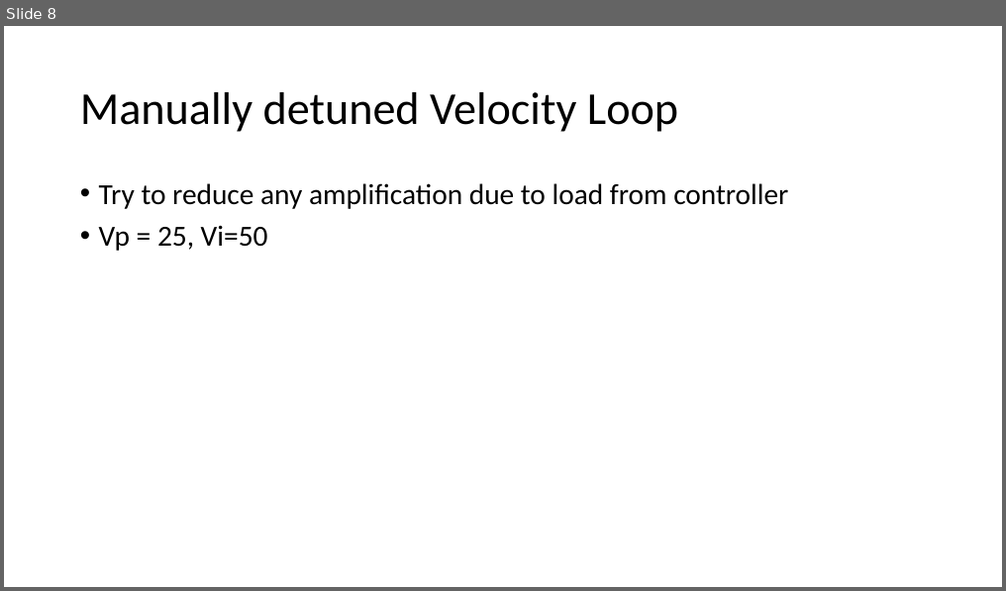
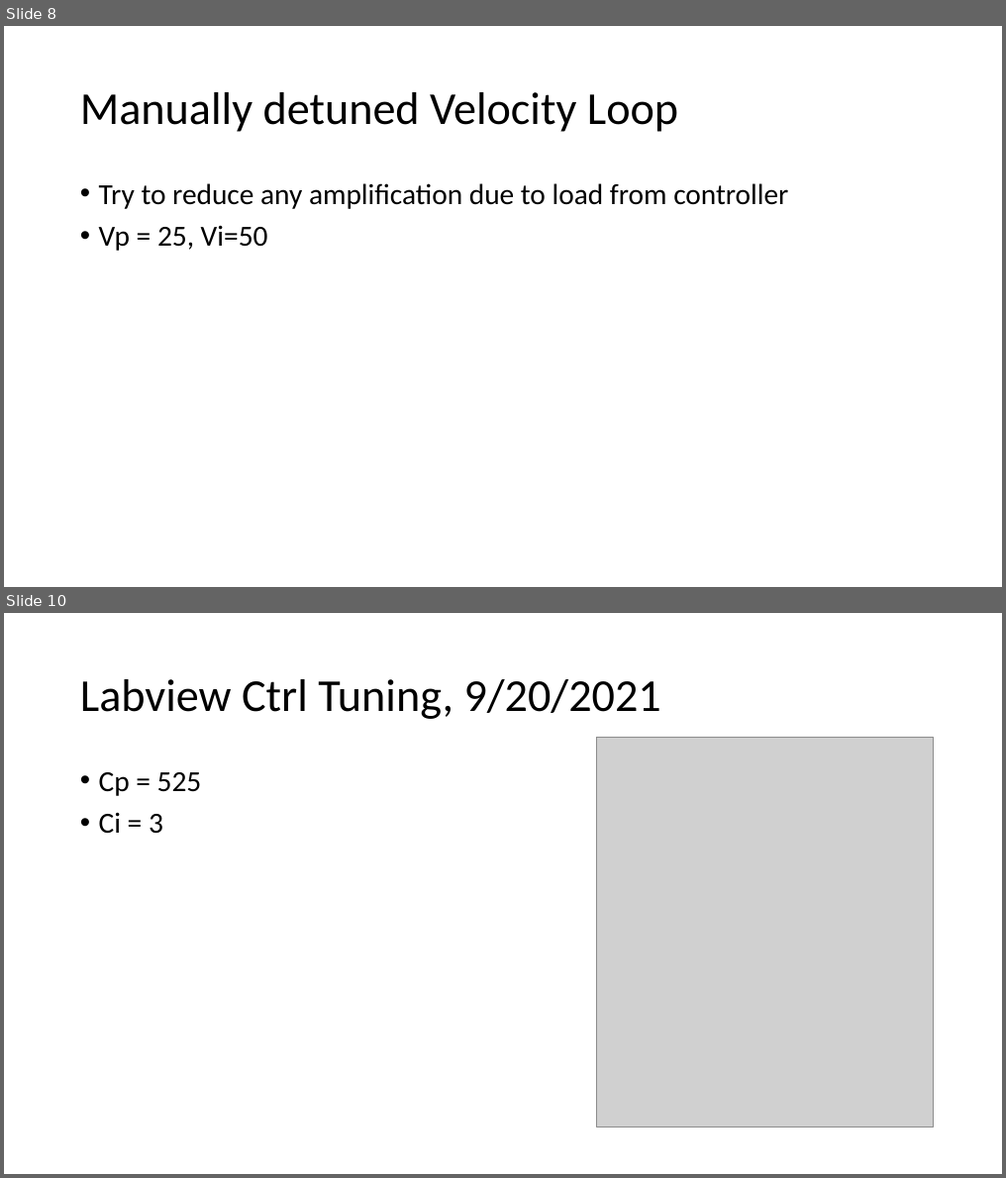
Before and after one commit to evergreen-innovations/focal-labview, a slide deck: motorConfig/Rotor Drive Tuning.pptx. Shown one above the other, each under a label of ours: slide 8 before the commit, slides 8 and 10 after it; the slides between them are not shown. The pictures are 1006x591 and 1006x1178 pixels, drawn with LibreOffice and Linux fonts; fonts in the diff are those of the drawing; grey boxes stand for pictures. Boxes give left, top, right and bottom in pixels: in the first picture for what was removed or moved away, otherwise in the second. Text is boxed around its words. In the diff, an @@ line names an element or a change of style, - is before the commit and + after.

```diff
--- a/motorConfig/Rotor Drive Tuning.pptx
+++ b/motorConfig/Rotor Drive Tuning.pptx
@@ slide 10 added at <box>4,613,1002,1174</box>, background #FFFFFF @@
@@ title added at <box>80,679,661,719</box>, 44 pt, text #000000 @@
+Labview Ctrl Tuning, 9/20/2021
@@ picture added at <box>597,738,934,1128</box> @@
@@ text added at <box>99,772,202,834</box>, 28 pt, text #000000 @@
+• Cp = 525
+• Ci = 3
```
Also in this commit, not shown: 1 other slide added, 36 other files.
